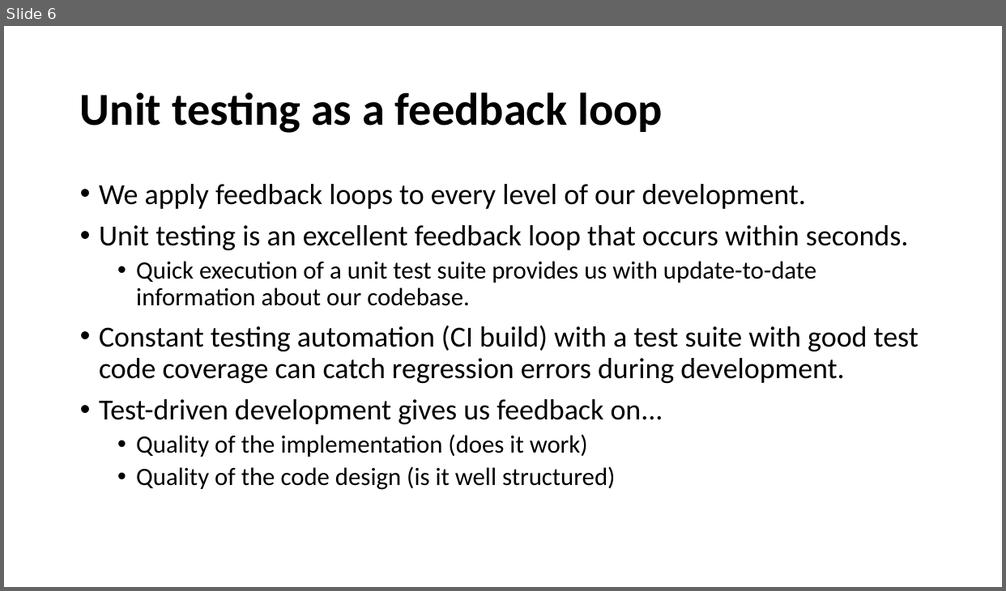
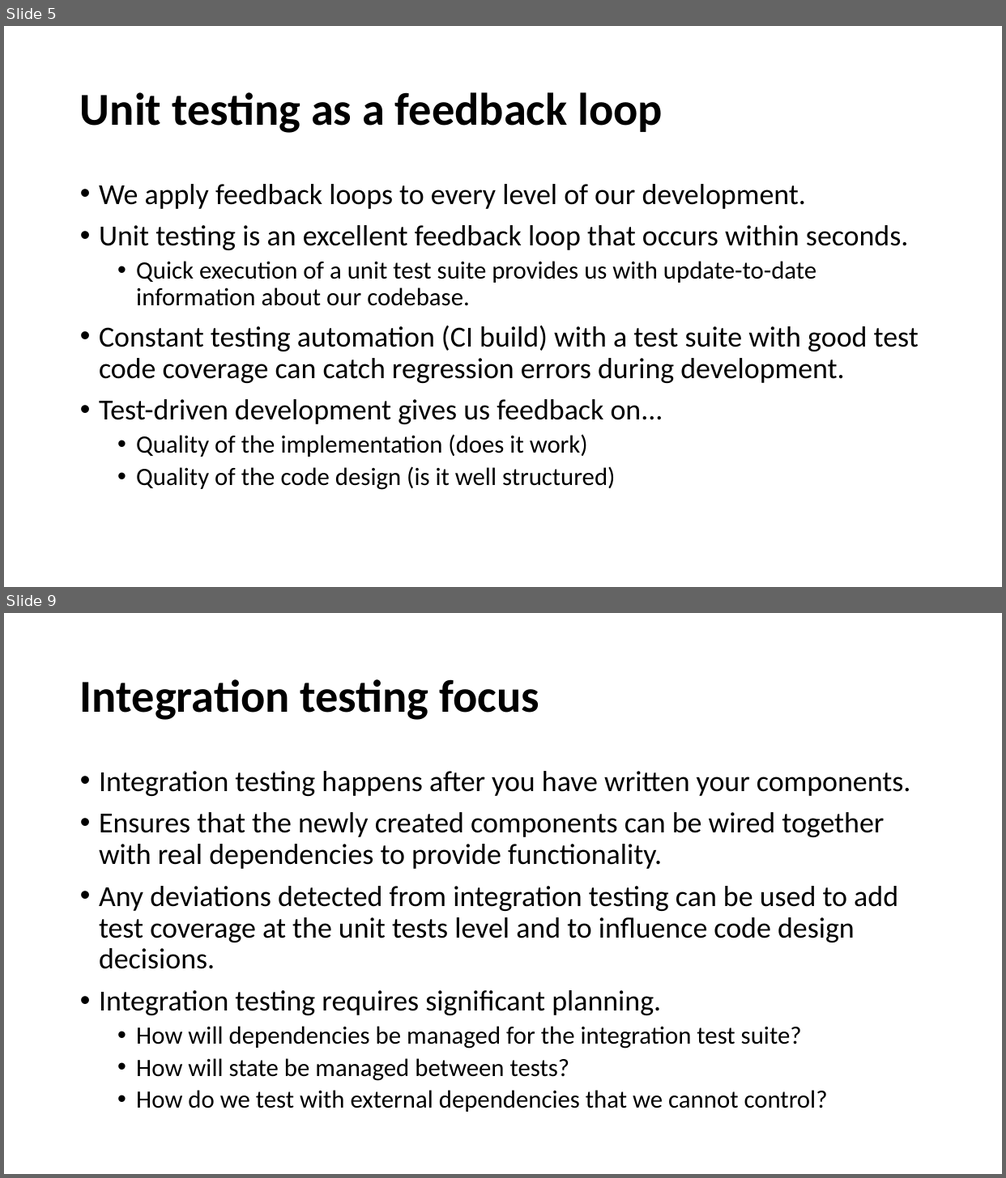
Before and after one commit to cebartling/test-driven, a slide deck: presentations/Introduction to Test-Driven Development.pptx. Shown one above the other, each under a label of ours: slide 6 before the commit, slides 5 and 9 after it; the slides between them are not shown. The pictures are 1006x591 and 1006x1178 pixels, drawn with LibreOffice and Linux fonts; fonts in the diff are those of the drawing. Boxes give left, top, right and bottom in pixels: in the first picture for what was removed or moved away, otherwise in the second. Text is boxed around its words. In the diff, an @@ line names an element or a change of style, - is before the commit and + after.

```diff
--- a/presentations/Introduction to Test-Driven Development.pptx
+++ b/presentations/Introduction to Test-Driven Development.pptx
@@ slide 9 added at [4, 613, 1002, 1174], background #FFFFFF @@
@@ title added at [80, 679, 539, 720], 44 pt, text #000000, bold @@
+Integration testing focus
@@ text added at [99, 771, 911, 1112], 28 pt, text #000000 @@
+• Integration testing happens after you have written your components.
+• Ensures that the newly created components can be wired together with real dependencies to provide functionality.
+• Any deviations detected from integration testing can be used to add test coverage at the unit tests level and to influence code design decisions.
+• Integration testing requires significant planning.
+  • How will dependencies be managed for the integration test suite?
+  • How will state be managed between tests?
+  • How do we test with external dependencies that we cannot control?
@@ what was slide 6 is now slide 5 @@
```
Also in this commit, not shown: 1 slide changed, 5 other slides added.
